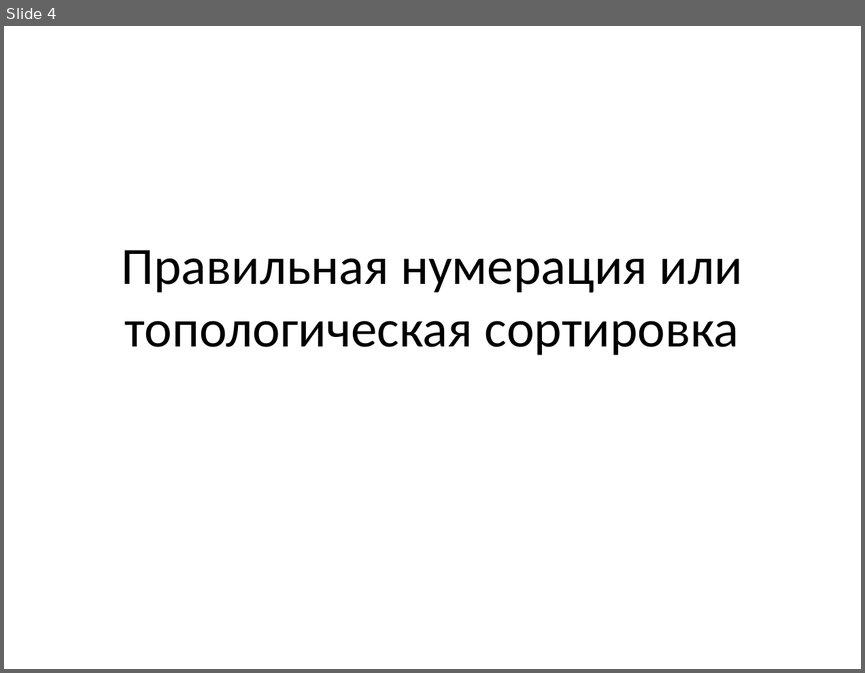
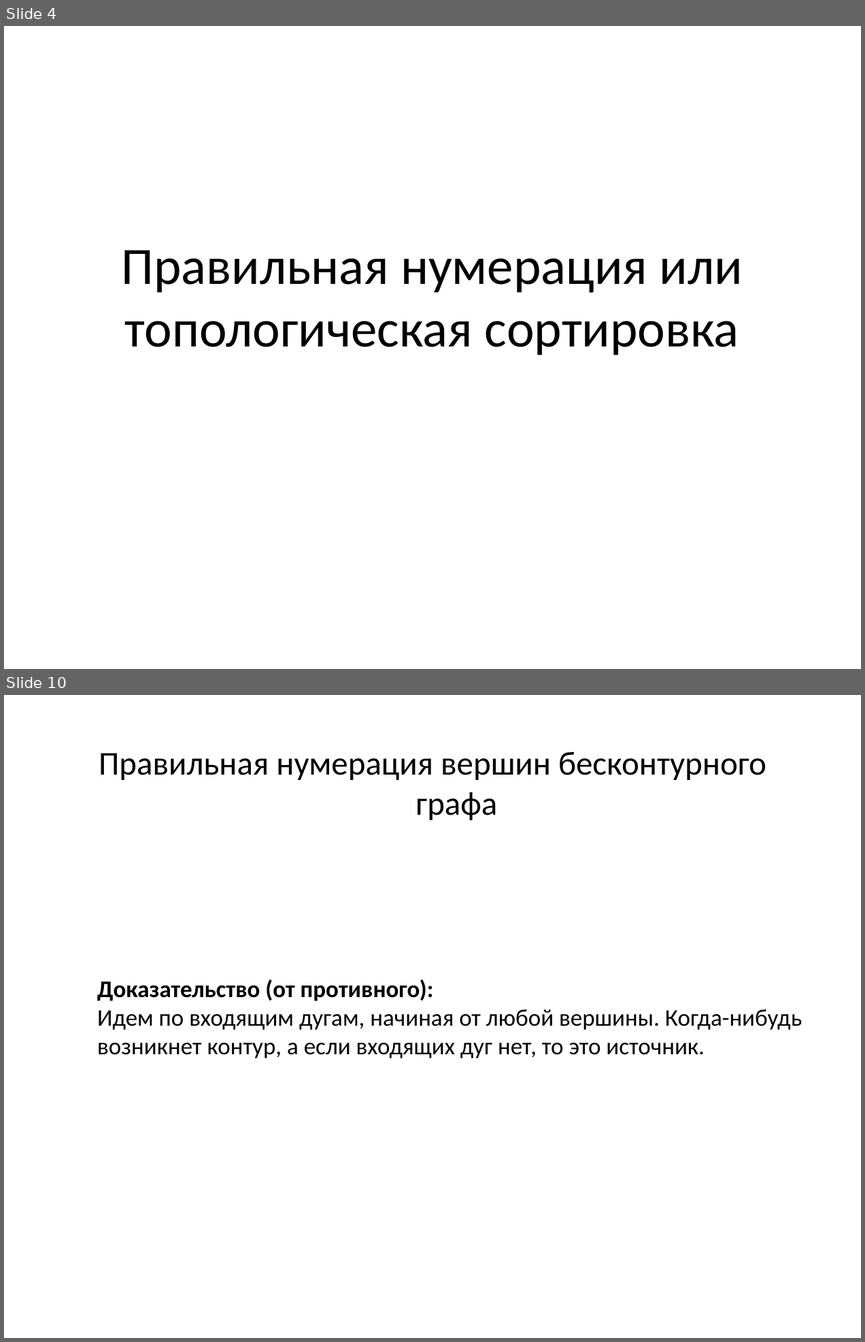
Before and after one commit to SteinbergOB/ANG, a slide deck: Презентации/Лекция 2.pptx. Shown one above the other, each under a label of ours: slide 4 before the commit, slides 4 and 10 after it; the slides between them are not shown. The pictures are 865x673 and 865x1342 pixels, drawn with LibreOffice and Linux fonts; fonts in the diff are those of the drawing. Boxes give left, top, right and bottom in pixels: in the first picture for what was removed or moved away, otherwise in the second. Text is boxed around its words. In the diff, an @@ line names an element or a change of style, - is before the commit and + after.

```diff
--- a/Презентации/Лекция 2.pptx
+++ b/Презентации/Лекция 2.pptx
@@ slide 10 added at (4,695,861,1338), background #FFFFFF @@
@@ text added at (99,751,766,820), 28 pt, text #000000 @@
+Правильная нумерация вершин бесконтурного графа
@@ text added at (97,979,802,1058), 20 pt, text #000000 @@
+Доказательство (от противного):
+Идем по входящим дугам, начиная от любой вершины. Когда-нибудь возникнет контур, а если входящих дуг нет, то это источник.
```
Also in this commit, not shown: 17 slides changed, 49 other slides added, 1 slide removed, 1 other file.
